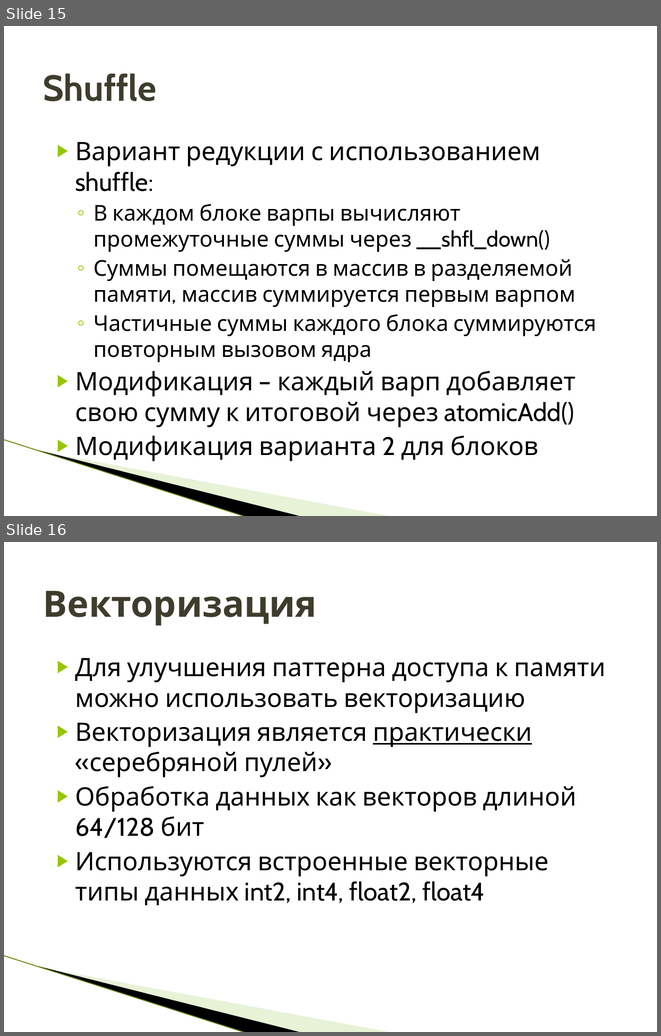
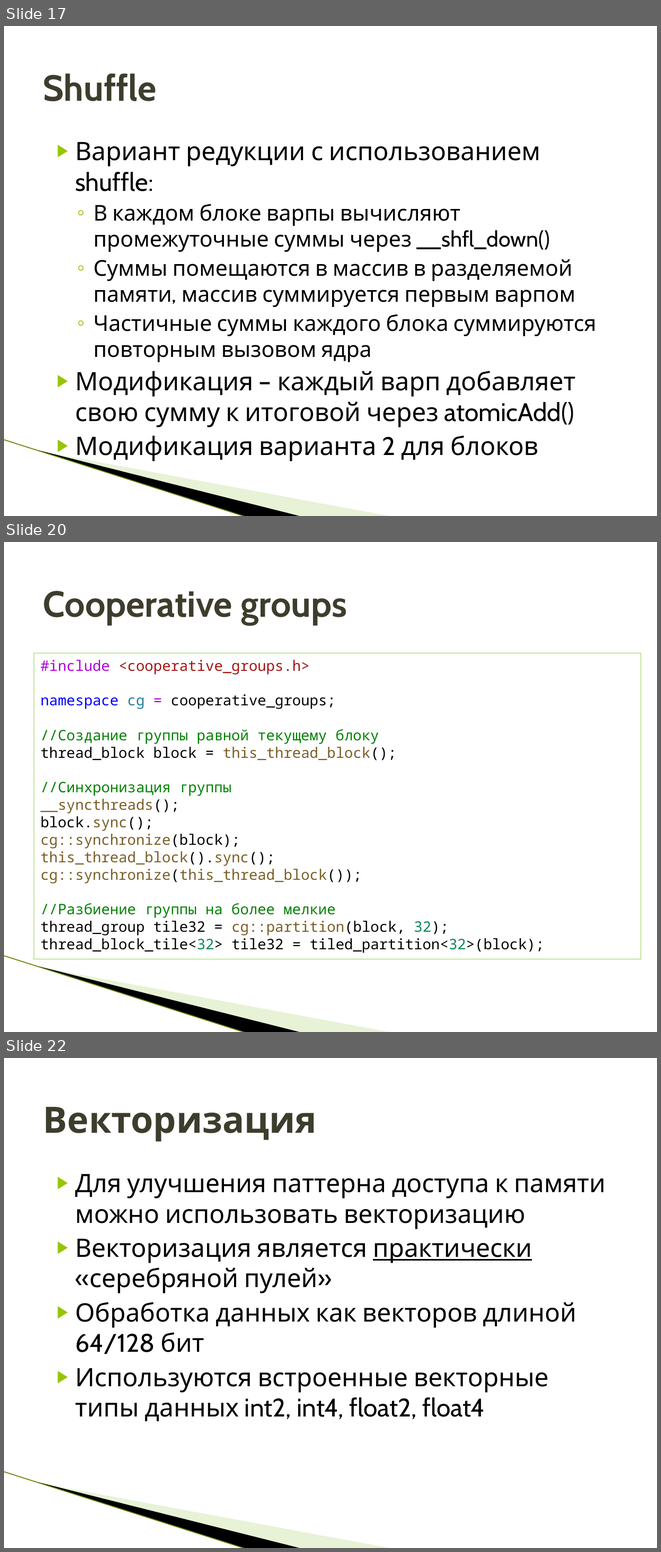
Before and after one commit to HPC-lab-ITIS/CUDA, a slide deck: materials/lec_3/lec_3.pptx. Shown one above the other, each under a label of ours: slides 15 and 16 before the commit, slides 17, 20 and 22 after it; the slides between them are not shown. The pictures are 661x1036 and 661x1552 pixels, drawn with LibreOffice and Linux fonts; fonts in the diff are those of the drawing; background and template pictures are left out. Boxes give left, top, right and bottom in pixels: in the first picture for what was removed or moved away, otherwise in the second. Text is boxed around its words. In the diff, an @@ line names an element or a change of style, - is before the commit and + after.

Commit message:
upd

```diff
--- a/materials/lec_3/lec_3.pptx
+++ b/materials/lec_3/lec_3.pptx
@@ slide 20 added at [4, 542, 657, 1032], background #FFFFFF; not listed: 3 template elements that a slide beside it also shows @@
@@ title added at [43, 591, 347, 625], 40 pt, text #3E3D2D, bold @@
+Cooperative groups
@@ rectangle added at [34, 653, 641, 959], outline #92D050 0.75 pt, 16 pt, text #000000 @@
+#include <cooperative_groups.h>
+namespace cg = cooperative_groups;
+//Создание группы равной текущему блоку
+thread_block block = this_thread_block();
+//Синхронизация группы
+__syncthreads();
+block.sync();
+cg::synchronize(block);
+this_thread_block().sync();
+cg::synchronize(this_thread_block());
+//Разбиение группы на более мелкие
+thread_group tile32 = cg::partition(block, 32);
+thread_block_tile<32> tile32 = tiled_partition<32>(block);
@@ what was slide 15 is now slide 17 @@
@@ what was slide 16 is now slide 22 @@
```
Also in this commit, not shown: 5 other slides added.
